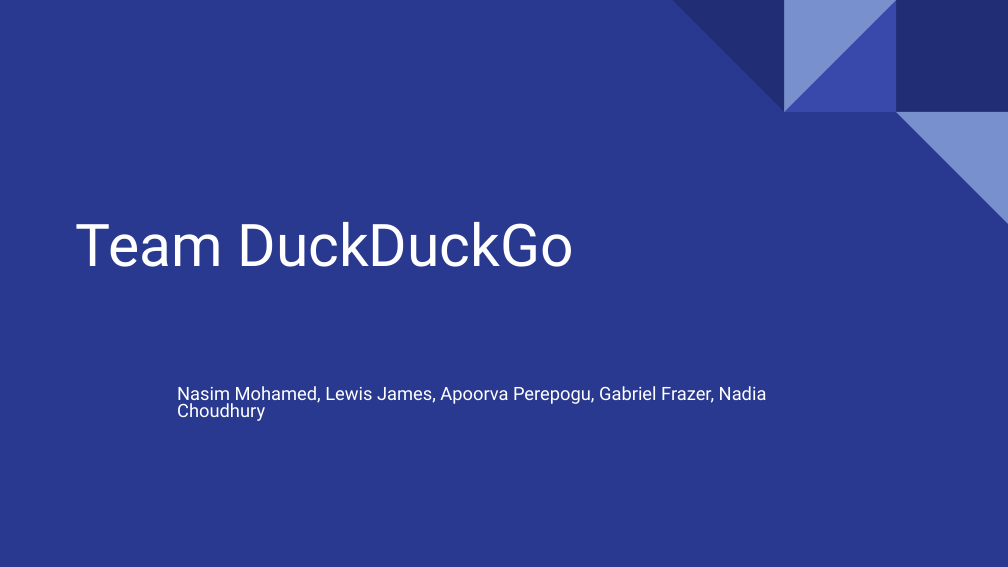
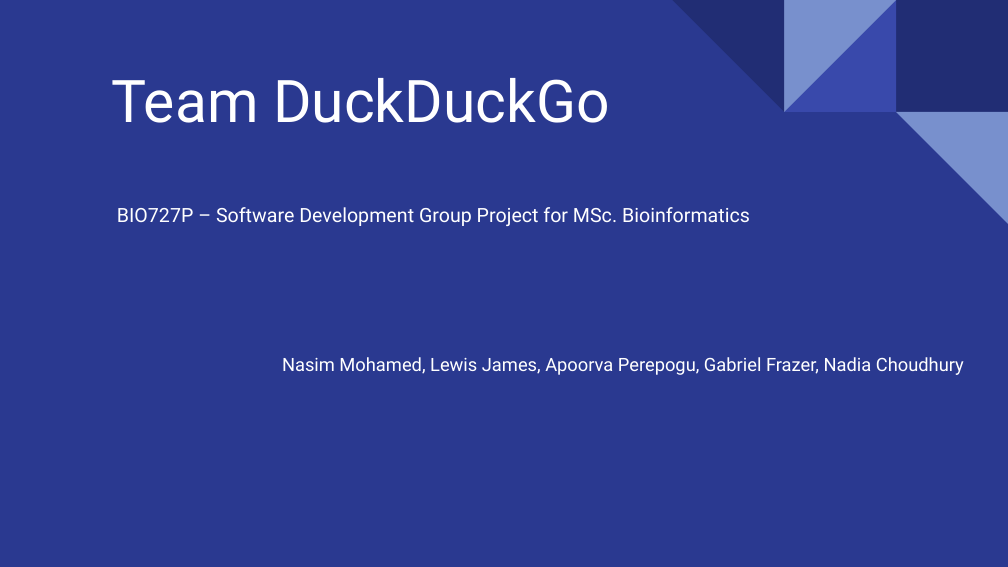
Before and after one commit to imcalledlewis/QMUL-Bioinformatics-DDG, a slide deck: slide 1 of Presentation.pptx. Drawn at 1008x567 pixels with LibreOffice and Linux fonts; fonts in the diff are those of the drawing. Boxes give left, top, right and bottom in pixels: in the first picture for what was removed or moved away, otherwise in the second. Text is boxed around its words. In the diff, an @@ line names an element or a change of style, - is before the commit and + after.

Commit message:
Final version

```diff
--- a/Presentation.pptx
+++ b/Presentation.pptx
@@ title "Team DuckDuckGo": place and size @@
-title "Team DuckDuckGo" at bbox=[76, 222, 574, 267]
+title "Team DuckDuckGo" at bbox=[112, 78, 610, 123]
@@ text added at bbox=[117, 207, 750, 226], 14 pt, text #FFFFFF @@
+BIO727P – Software Development Group Project for MSc. Bioinformatics
@@ subtitle "Nasim Mohamed, Lewis James, Apoorva ...": place and size @@
-subtitle "Nasim Mohamed, Lewis James, Apoorva ..." at bbox=[177, 386, 767, 421]
+subtitle "Nasim Mohamed, Lewis James, Apoorva ..." at bbox=[282, 357, 964, 375]
@@ subtitle "Nasim Mohamed, Lewis James, Apoorva ..." at bbox=[282, 357, 964, 375]: line spacing 0.8 to 1 @@
```
Also in this commit, not shown: 5 other slides changed, 1 slide added.
